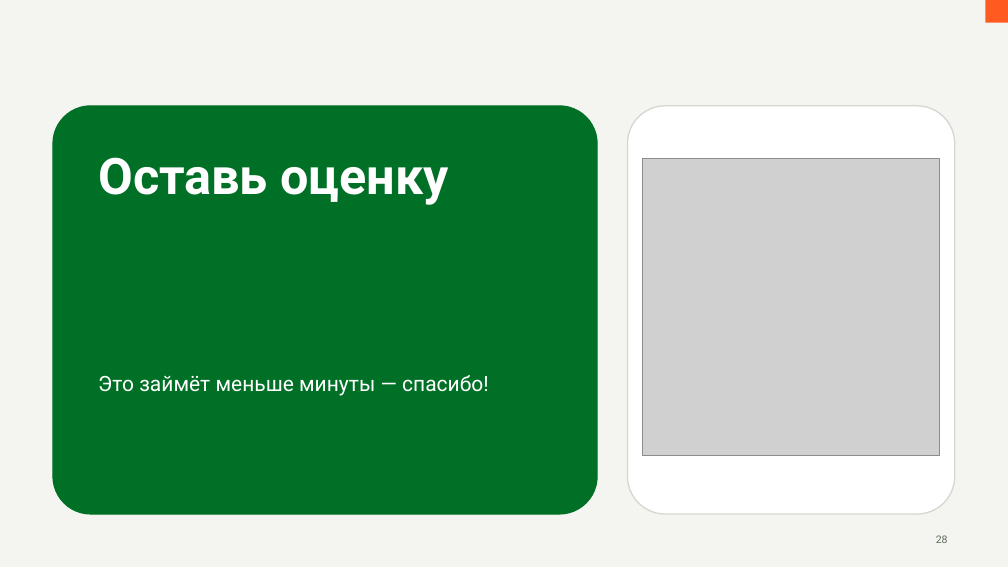
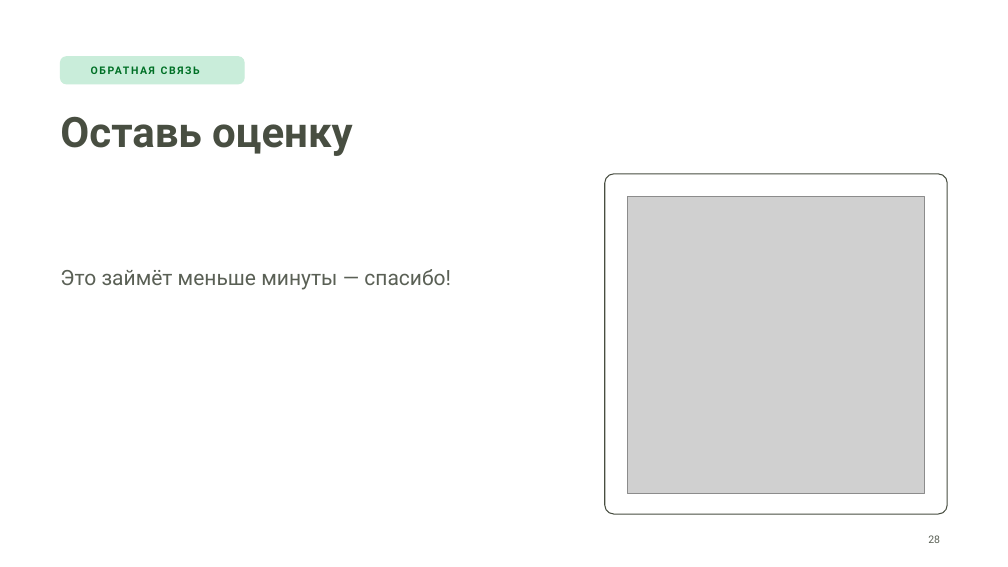
Before and after one commit to hriwayhr/HR-projects, a slide deck: slide 28 of presentations/HR-iway-onboarding-2026.pptx. Drawn at 1008x567 pixels with LibreOffice and Linux fonts; fonts in the diff are those of the drawing; grey boxes stand for pictures; background and template pictures are left out. Boxes give left, top, right and bottom in pixels: in the first picture for what was removed or moved away, otherwise in the second. Text is boxed around its words. In the diff, an @@ line names an element or a change of style, - is before the commit and + after.

```diff
--- a/presentations/HR-iway-onboarding-2026.pptx
+++ b/presentations/HR-iway-onboarding-2026.pptx
@@ background #F4F4F0 to #FFFFFF @@
@@ rectangle removed at (985, 0, 1008, 23) @@
@@ rounded rectangle: place and size @@
-rounded rectangle at (53, 106, 597, 514)
+rounded rectangle at (60, 57, 244, 84)
@@ rounded rectangle at (60, 57, 244, 84): fill #007026 to #C9EDDA; outline #007026 1 pt to #C9EDDA 1 pt; proportions changed @@
@@ text added at (91, 57, 237, 84), 10 pt, text #007026, bold @@
+ОБРАТНАЯ СВЯЗЬ
@@ text "Оставь оценку": place and size @@
-text "Оставь оценку" at (98, 157, 449, 205)
+text "Оставь оценку" at (60, 116, 353, 156)
@@ text "Оставь оценку" at (60, 116, 353, 156): size 48 to 40 pt, text colour #FFFFFF to #484E41 @@
@@ rounded rectangle: place and size @@
-rounded rectangle at (628, 106, 955, 514)
+rounded rectangle at (605, 174, 948, 514)
@@ rounded rectangle at (605, 174, 948, 514): outline #D6D8CF 1.25 pt to #484E41 1 pt; proportions changed @@
@@ picture: place and size @@
-picture at (643, 159, 940, 456)
+picture at (628, 197, 925, 494)
@@ text "Это займёт меньше минуты — ...": place and size @@
-text "Это займёт меньше минуты — ..." at (98, 375, 489, 396)
+text "Это займёт меньше минуты — ..." at (60, 269, 451, 290)
@@ text "Это займёт меньше минуты — ..." at (60, 269, 451, 290): text colour #FFFFFF to #5A6055 @@
@@ page number: place and size @@
-page number at (936, 535, 948, 543)
+page number at (928, 535, 940, 543)
@@ page number at (928, 535, 940, 543): text colour #626D5B to #5A6055 @@
```
Also in this commit, not shown: 27 other slides changed, 4 other files.
